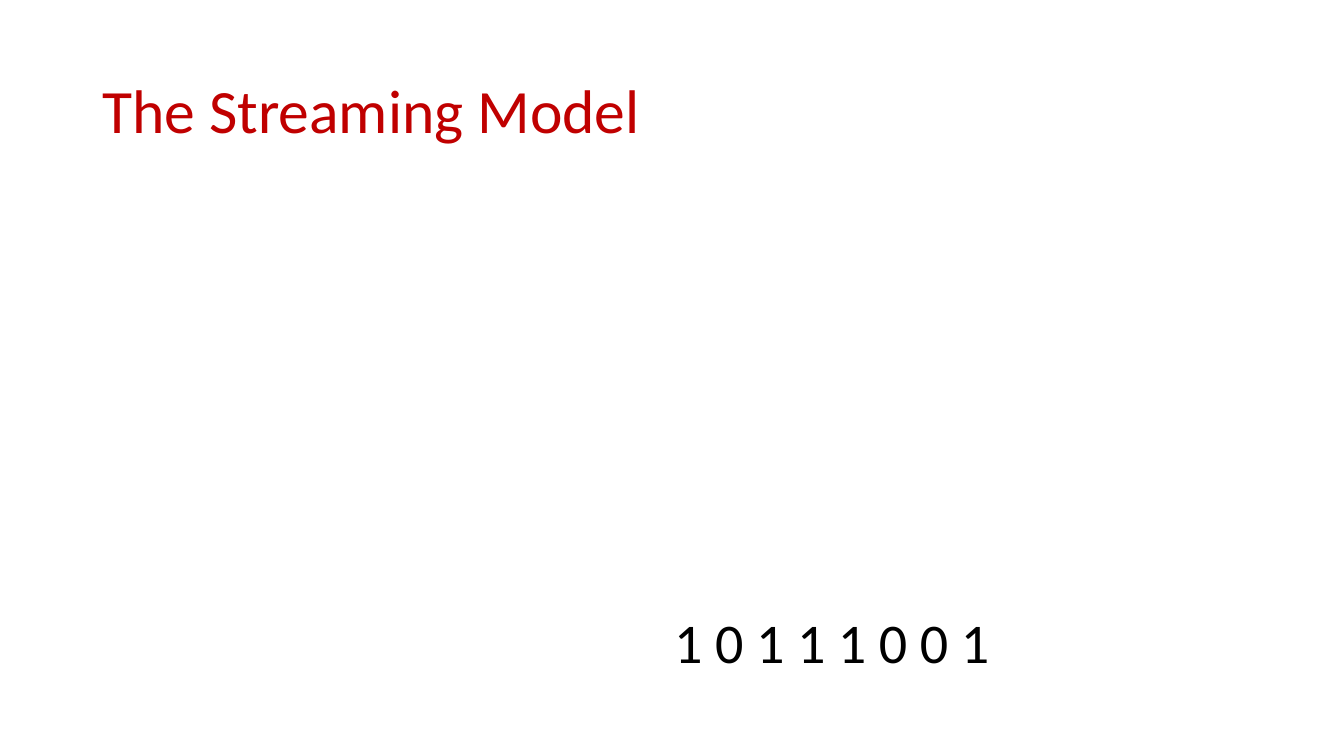
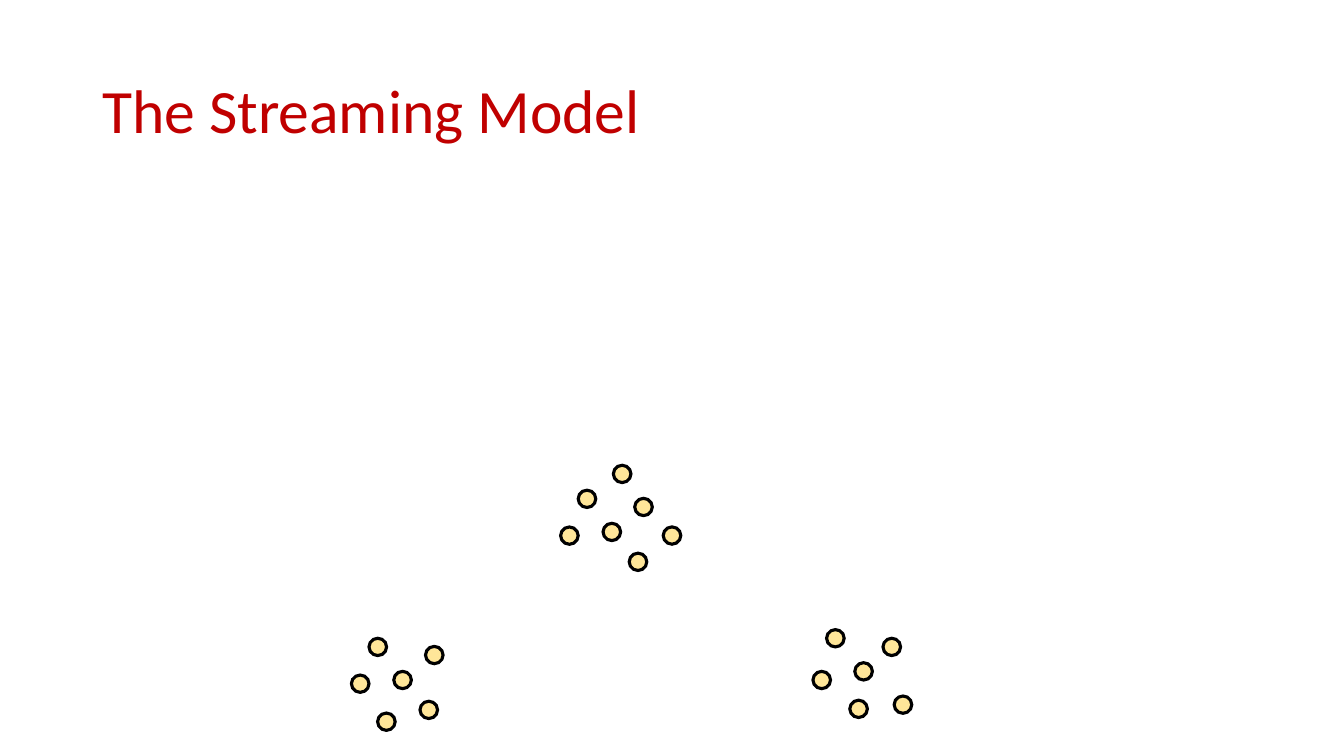
Before and after one commit to samsonzhou/samsonzhou.github.io, a slide deck: slide 15 of other-talks/FOCS 2023.pptx (slide 2 before the commit). Drawn at 1344x756 pixels with LibreOffice and Linux fonts; fonts in the diff are those of the drawing; grey boxes stand for pictures. Boxes give left, top, right and bottom in pixels: in the first picture for what was removed or moved away, otherwise in the second. Text is boxed around its words. In the diff, an @@ line names an element or a change of style, - is before the commit and + after.

```diff
--- a/other-talks/FOCS 2023.pptx
+++ b/other-talks/FOCS 2023.pptx
@@ ellipse added at <box>613,466,630,483</box>, fill #FFE699, outline #000000 2.25 pt @@
@@ ellipse added at <box>579,490,596,507</box>, fill #FFE699, outline #000000 2.25 pt @@
@@ ellipse added at <box>635,498,652,515</box>, fill #FFE699, outline #000000 2.25 pt @@
@@ ellipse added at <box>561,527,578,544</box>, fill #FFE699, outline #000000 2.25 pt @@
@@ ellipse added at <box>603,523,620,540</box>, fill #FFE699, outline #000000 2.25 pt @@
@@ ellipse added at <box>663,527,681,544</box>, fill #FFE699, outline #000000 2.25 pt @@
@@ ellipse added at <box>629,554,646,571</box>, fill #FFE699, outline #000000 2.25 pt @@
@@ text removed at <box>674,626,989,664</box> @@
-1 0 1 1 1 0 0 1
@@ ellipse added at <box>369,638,386,655</box>, fill #FFE699, outline #000000 2.25 pt @@
@@ ellipse added at <box>425,646,443,663</box>, fill #FFE699, outline #000000 2.25 pt @@
@@ ellipse added at <box>827,630,844,647</box>, fill #FFE699, outline #000000 2.25 pt @@
@@ ellipse added at <box>883,638,900,655</box>, fill #FFE699, outline #000000 2.25 pt @@
@@ ellipse added at <box>352,676,369,693</box>, fill #FFE699, outline #000000 2.25 pt @@
@@ ellipse added at <box>394,671,411,689</box>, fill #FFE699, outline #000000 2.25 pt @@
@@ ellipse added at <box>813,671,830,689</box>, fill #FFE699, outline #000000 2.25 pt @@
@@ ellipse added at <box>855,662,872,680</box>, fill #FFE699, outline #000000 2.25 pt @@
@@ ellipse added at <box>378,713,395,730</box>, fill #FFE699, outline #000000 2.25 pt @@
@@ ellipse added at <box>420,702,438,719</box>, fill #FFE699, outline #000000 2.25 pt @@
@@ ellipse added at <box>850,701,867,718</box>, fill #FFE699, outline #000000 2.25 pt @@
@@ ellipse added at <box>894,697,911,714</box>, fill #FFE699, outline #000000 2.25 pt @@
```
Also in this commit, not shown: 1 other slide changed, 71 slides added, 3 other files.
